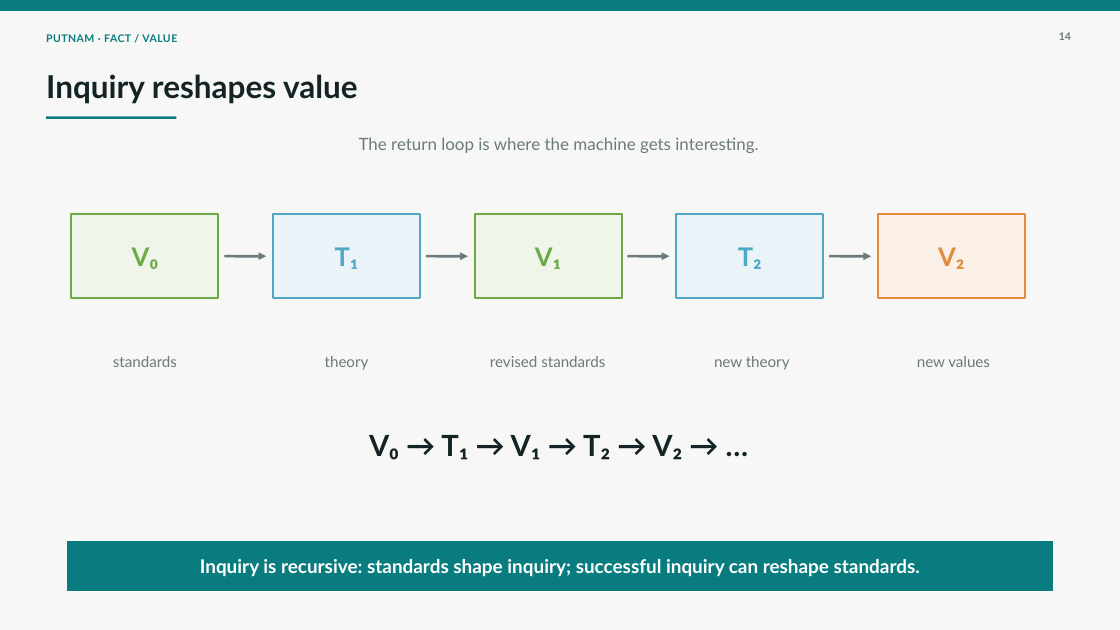
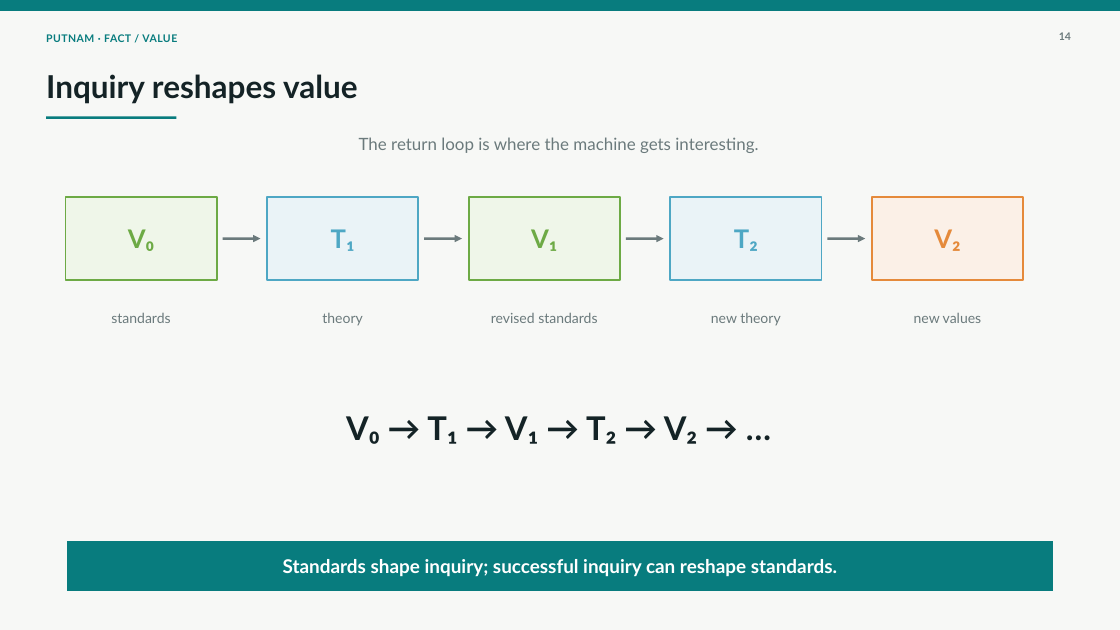
Before and after one commit to deepelegant99/fact-value-pdf, a slide deck: slide 14 of Presentation/Putnam_Fact_Value_Entanglement_YouTube_Deck.pptx. Drawn at 1120x630 pixels with LibreOffice and Linux fonts; fonts in the diff are those of the drawing. Boxes give left, top, right and bottom in pixels: in the first picture for what was removed or moved away, otherwise in the second. Text is boxed around its words. In the diff, an @@ line names an element or a change of style, - is before the commit and + after.

```diff
--- a/Presentation/Putnam_Fact_Value_Entanglement_YouTube_Deck.pptx
+++ b/Presentation/Putnam_Fact_Value_Entanglement_YouTube_Deck.pptx
@@ rectangle "V₀" resized from (x1=71, y1=214, x2=218, y2=298) to (x1=66, y1=197, x2=217, y2=280) @@
@@ rectangle "T₁" resized from (x1=273, y1=214, x2=420, y2=298) to (x1=267, y1=197, x2=418, y2=280) @@
@@ rectangle "V₁" resized from (x1=475, y1=214, x2=622, y2=298) to (x1=469, y1=197, x2=620, y2=280) @@
@@ rectangle "T₂" resized from (x1=676, y1=214, x2=823, y2=298) to (x1=670, y1=197, x2=822, y2=280) @@
@@ rectangle "V₂" resized from (x1=878, y1=214, x2=1025, y2=298) to (x1=872, y1=197, x2=1023, y2=280) @@
@@ arrow moved from (224, 256) - (266, 256) to (223, 239) - (260, 239) @@
@@ arrow (223, 239) - (260, 239): stroke #6B7A7C 2.2 pt to #6B7A7C 2.1 pt @@
@@ arrow moved from (426, 256) - (468, 256) to (424, 239) - (462, 239) @@
@@ arrow (424, 239) - (462, 239): stroke #6B7A7C 2.2 pt to #6B7A7C 2.1 pt @@
@@ arrow moved from (628, 256) - (670, 256) to (626, 239) - (664, 239) @@
@@ arrow (626, 239) - (664, 239): stroke #6B7A7C 2.2 pt to #6B7A7C 2.1 pt @@
@@ arrow moved from (829, 256) - (871, 256) to (828, 239) - (865, 239) @@
@@ arrow (828, 239) - (865, 239): stroke #6B7A7C 2.2 pt to #6B7A7C 2.1 pt @@
@@ text "standards" moved from (x1=113, y1=356, x2=177, y2=367) to (x1=111, y1=313, x2=170, y2=323) @@
@@ text "theory" moved from (x1=325, y1=356, x2=369, y2=370) to (x1=322, y1=313, x2=362, y2=325) @@
@@ size 13 to 12 pt in 5 elements at (x1=711, y1=313, x2=780, y2=325), (x1=914, y1=313, x2=982, y2=323), (x1=111, y1=313, x2=170, y2=323), (x1=322, y1=313, x2=362, y2=325), (x1=491, y1=313, x2=597, y2=323) @@
@@ text "revised standards" moved from (x1=490, y1=356, x2=605, y2=367) to (x1=491, y1=313, x2=597, y2=323) @@
@@ text "new theory" moved from (x1=714, y1=356, x2=790, y2=370) to (x1=711, y1=313, x2=780, y2=325) @@
@@ text "new values" moved from (x1=917, y1=356, x2=990, y2=367) to (x1=914, y1=313, x2=982, y2=323) @@
@@ text "V₀ → T₁ → V₁ ..." moved from (x1=369, y1=435, x2=682, y2=460) to (x1=346, y1=416, x2=698, y2=444) @@
@@ text "V₀ → T₁ → V₁ ..." at (x1=346, y1=416, x2=698, y2=444): size 25 to 28 pt @@
@@ text in rectangle at (x1=283, y1=559, x2=837, y2=577): text changed @@
-Inquiry is recursive: standards shape inquiry; successful inquiry can reshape standards.
+Standards shape inquiry; successful inquiry can reshape standards.
```
Also in this commit, not shown: 18 other slides changed, 1 other file.
